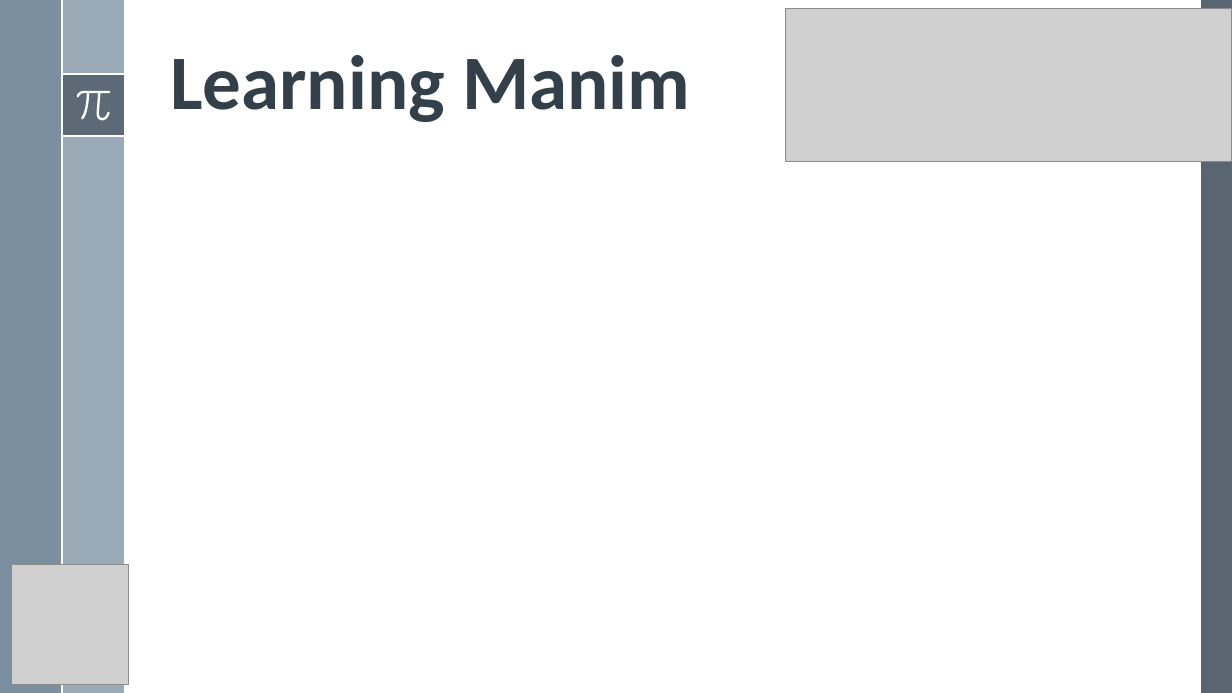
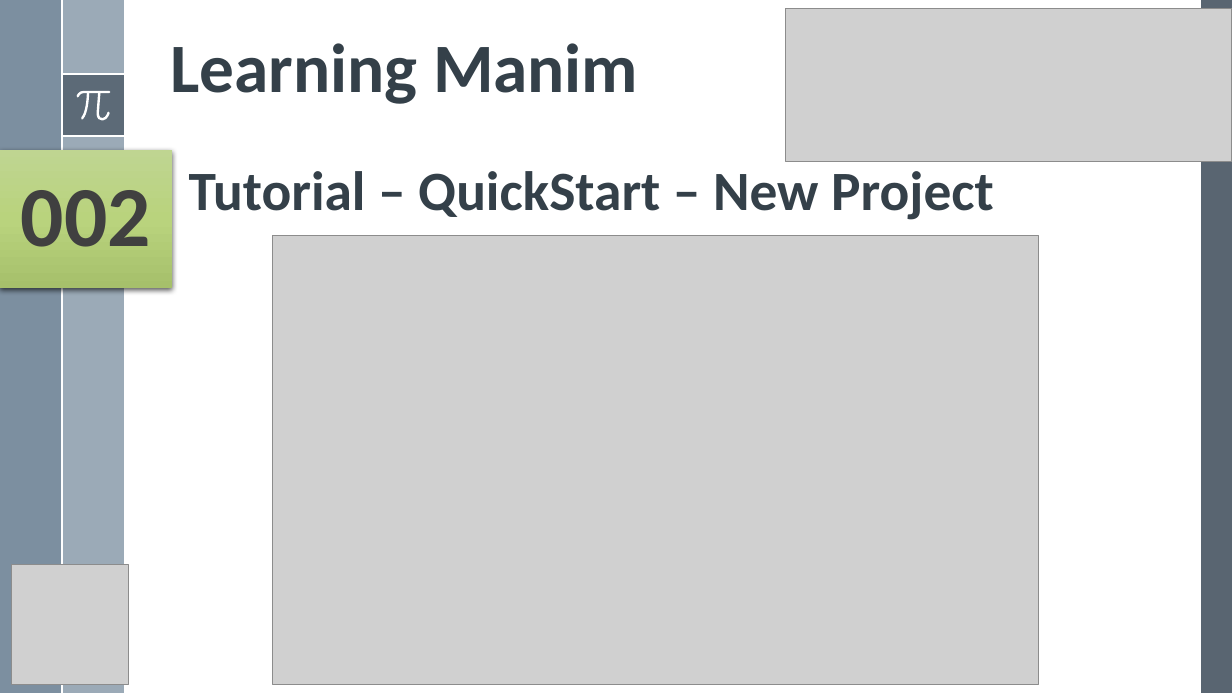
Before and after one commit to yasenstar/python, a slide deck: slide 2 of Manim/Learn Manim Library by Practice.pptx. Drawn at 1232x693 pixels with LibreOffice and Linux fonts; fonts in the diff are those of the drawing; grey boxes stand for pictures. Boxes give left, top, right and bottom in pixels: in the first picture for what was removed or moved away, otherwise in the second. Text is boxed around its words. In the diff, an @@ line names an element or a change of style, - is before the commit and + after.

Commit message:
add quickstart - project

```diff
--- a/Manim/Learn Manim Library by Practice.pptx
+++ b/Manim/Learn Manim Library by Practice.pptx
@@ title "Learning Manim" at (170, 43, 638, 104): size 60 to 54 pt @@
@@ rectangle added at (0, 150, 172, 288), fill gradient #C0D691 to #BAD47E to #A7C16B, 66.6 pt, text #404040, bold @@
+002
@@ text added at (189, 171, 994, 220), 43.2 pt, text #35404A, bold @@
+Tutorial – QuickStart – New Project
@@ picture added at (273, 236, 1039, 685) @@
```
Also in this commit, not shown: 1 other slide changed, 9 slides removed, 5 other files.
